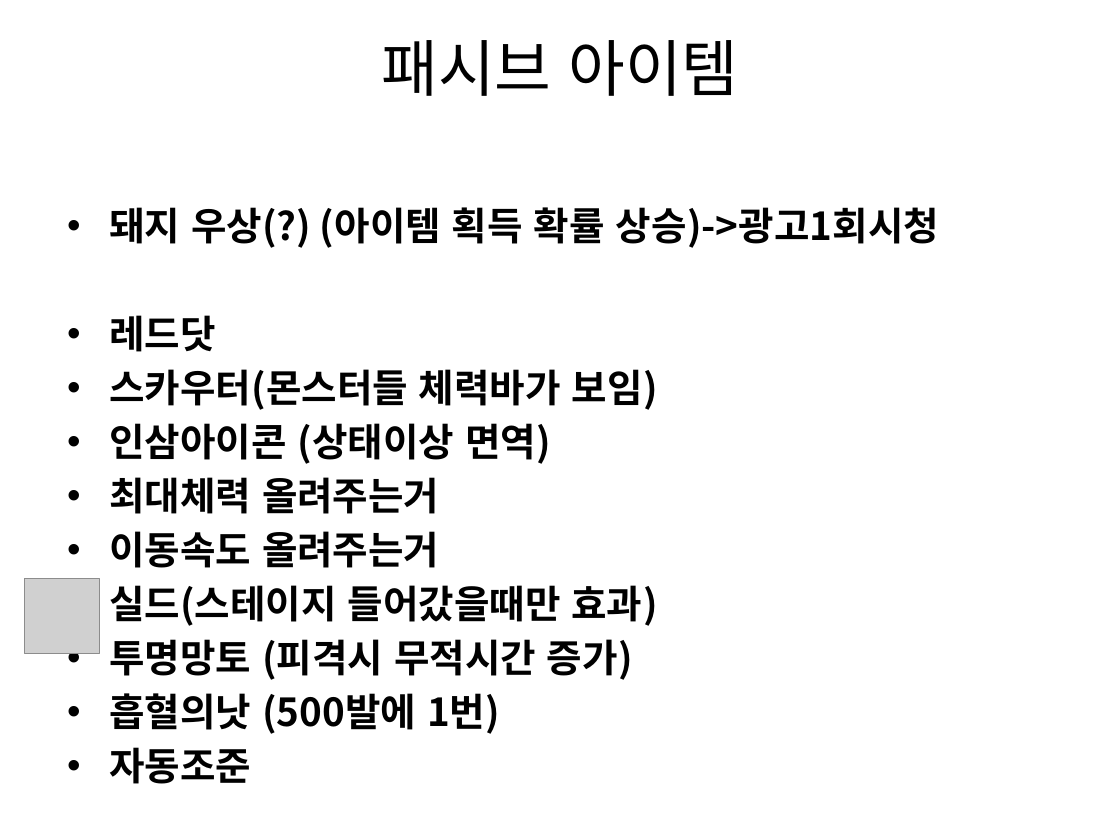
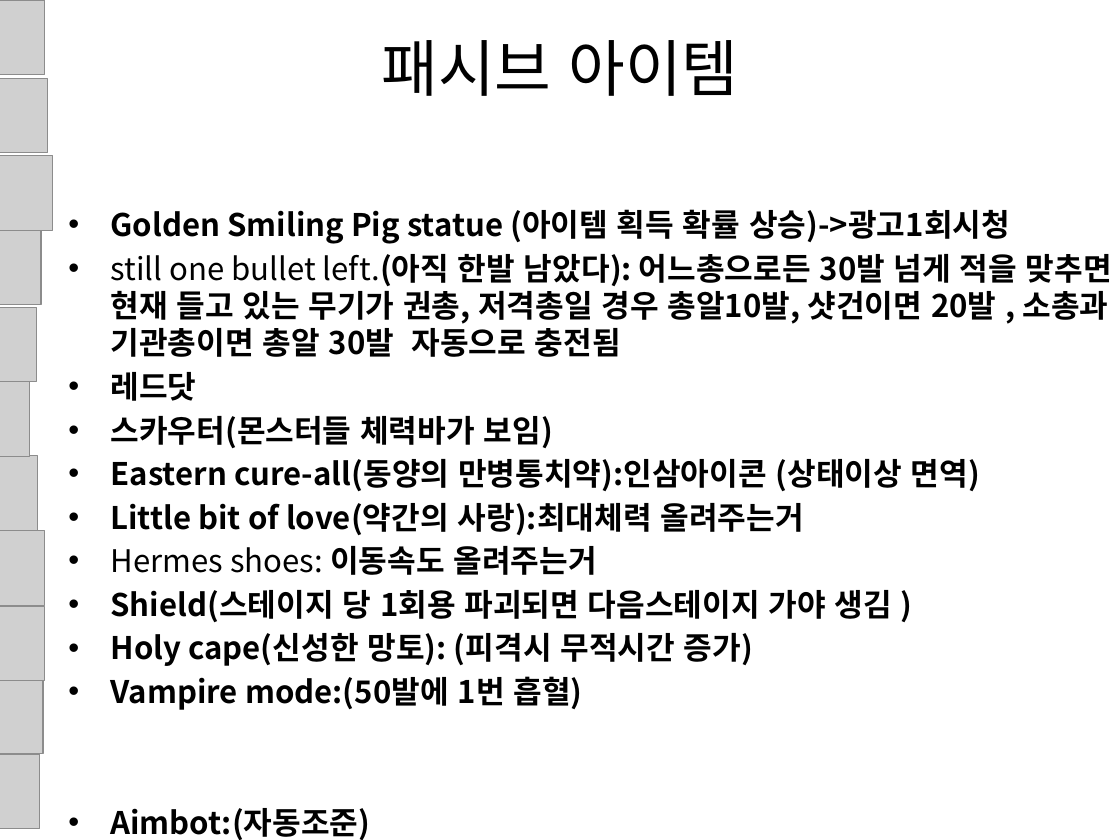
Before and after one commit to gkdlgndpdu/EscapeJail, a slide deck: slide 50 of EscapeJail/Assets/기획/스테이지1기획.pptx. Drawn at 1120x840 pixels with LibreOffice and Linux fonts; fonts in the diff are those of the drawing; grey boxes stand for pictures. Boxes give left, top, right and bottom in pixels: in the first picture for what was removed or moved away, otherwise in the second. Text is boxed around its words. In the diff, an @@ line names an element or a change of style, - is before the commit and + after.

Commit message:
패시브 스킬 ui추가 및 패시브 스킬명 및 설명 ppt에 추가, x표시 ui추가(xsign), 캐릭터 선택 화면에서 쓸 손가락 모양 ui추가(selecthand)

```diff
--- a/EscapeJail/Assets/기획/스테이지1기획.pptx
+++ b/EscapeJail/Assets/기획/스테이지1기획.pptx
@@ picture added at <box>0,0,45,75</box> @@
@@ picture added at <box>0,78,48,153</box> @@
@@ picture added at <box>0,156,53,231</box> @@
@@ text at <box>111,209,1112,357</box>: text changed; size 24.8 to 20 pt @@
-• 돼지 우상(?) (아이템 획득 확률 상승)->광고1회시청
+• Golden Smiling Pig statue (아이템 획득 확률 상승)->광고1회시청
+• still one bullet left.(아직 한발 남았다): 어느총으로든 30발 넘게 적을 맞추면 현재 들고 있는 무기가 권총, 저격총일 경우 총알10발, 샷건이면 20발 , 소총과 기관총이면 총알 30발 자동으로 충전됨
@@ picture added at <box>0,231,41,306</box> @@
@@ picture added at <box>0,307,37,382</box> @@
@@ picture added at <box>0,382,30,457</box> @@
@@ text at <box>111,372,553,448</box>: size 24.8 to 20 pt in "레드닷", "스카우터(몬스터들 체력바가 보임)" @@
@@ picture added at <box>0,456,38,531</box> @@
@@ text at <box>111,459,980,710</box>: text changed; size 24.8 to 20 pt @@
-• 인삼아이콘 (상태이상 면역)
-• 최대체력 올려주는거
-• 이동속도 올려주는거
-• 실드(스테이지 들어갔을때만 효과)
-• 투명망토 (피격시 무적시간 증가)
-• 흡혈의낫 (500발에 1번)
-• 자동조준
+• Eastern cure-all(동양의 만병통치약):인삼아이콘 (상태이상 면역)
+• Little bit of love(약간의 사랑):최대체력 올려주는거
+• Hermes shoes: 이동속도 올려주는거
+• Shield(스테이지 당 1회용 파괴되면 다음스테이지 가야 생김 )
+• Holy cape(신성한 망토): (피격시 무적시간 증가)
+• Vampire mode:(50발에 1번 흡혈)
+• Aimbot:(자동조준)
@@ picture added at <box>0,531,45,606</box> @@
@@ picture removed at <box>25,579,100,654</box> @@
@@ picture added at <box>0,606,45,681</box> @@
@@ picture added at <box>0,681,43,754</box> @@
@@ picture added at <box>0,754,40,829</box> @@
```
Also in this commit, not shown: 2 other slides changed, 24 other files.
